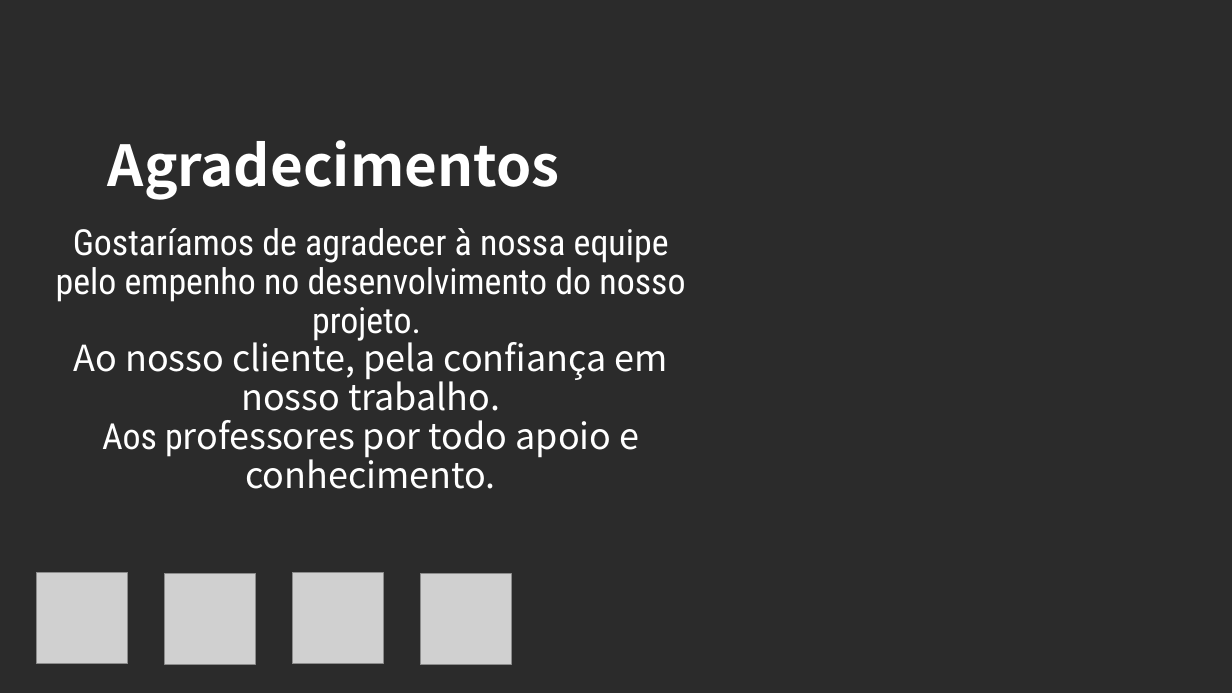
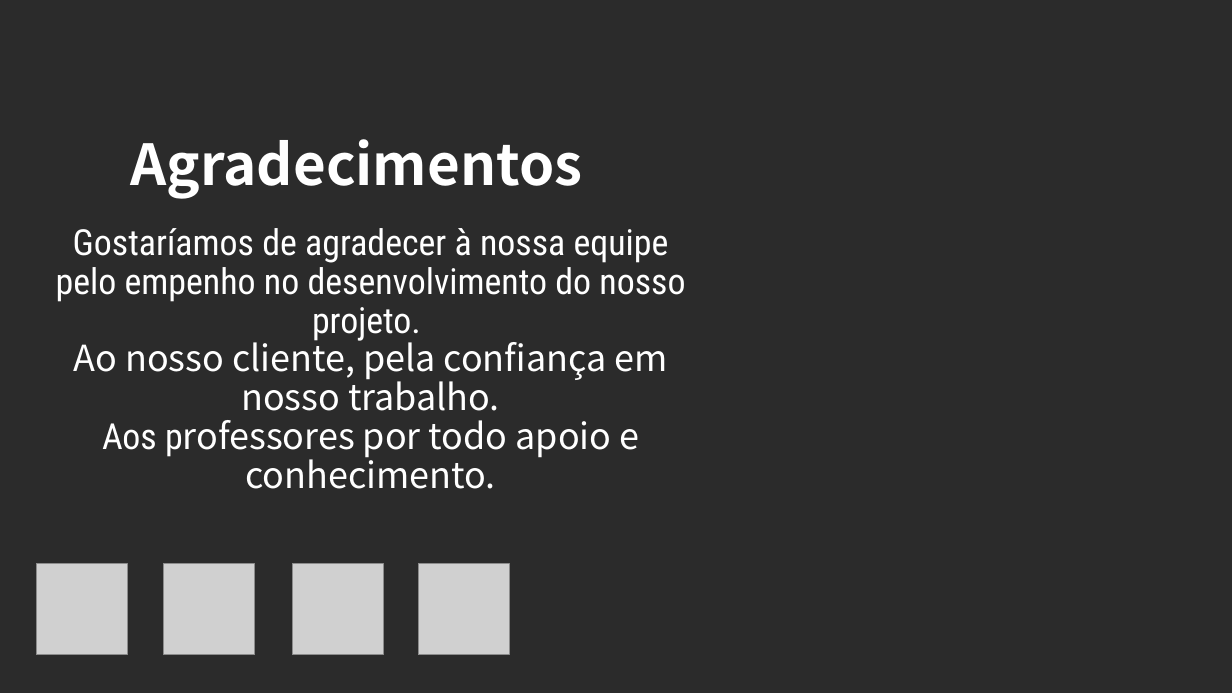
Before and after one commit to 2ADSC-Grupo9-HSO/Documentacao, a slide deck: slide 11 of HSOsprint2.pptx (slide 9 before the commit). Drawn at 1232x693 pixels with LibreOffice and Linux fonts; fonts in the diff are those of the drawing; grey boxes stand for pictures; background and template pictures are left out; a plain dark background stands for a picture behind light text. Boxes give left, top, right and bottom in pixels: in the first picture for what was removed or moved away, otherwise in the second. Text is boxed around its words. In the diff, an @@ line names an element or a change of style, - is before the commit and + after.

Commit message:
att ppt

```diff
--- a/HSOsprint2.pptx
+++ b/HSOsprint2.pptx
@@ text "Agradecimentos": place and size @@
-text "Agradecimentos" at (108, 140, 559, 200)
+text "Agradecimentos" at (131, 139, 582, 199)
@@ picture: place and size @@
-picture at (165, 573, 256, 665)
+picture at (36, 564, 128, 655)
@@ picture: place and size @@
-picture at (37, 573, 128, 665)
+picture at (164, 564, 255, 655)
@@ picture: place and size @@
-picture at (292, 573, 384, 665)
+picture at (292, 564, 384, 655)
@@ picture: place and size @@
-picture at (421, 574, 512, 665)
+picture at (419, 564, 510, 655)
```
Also in this commit, not shown: 8 other slides changed, 2 slides added, 17 slides removed.
